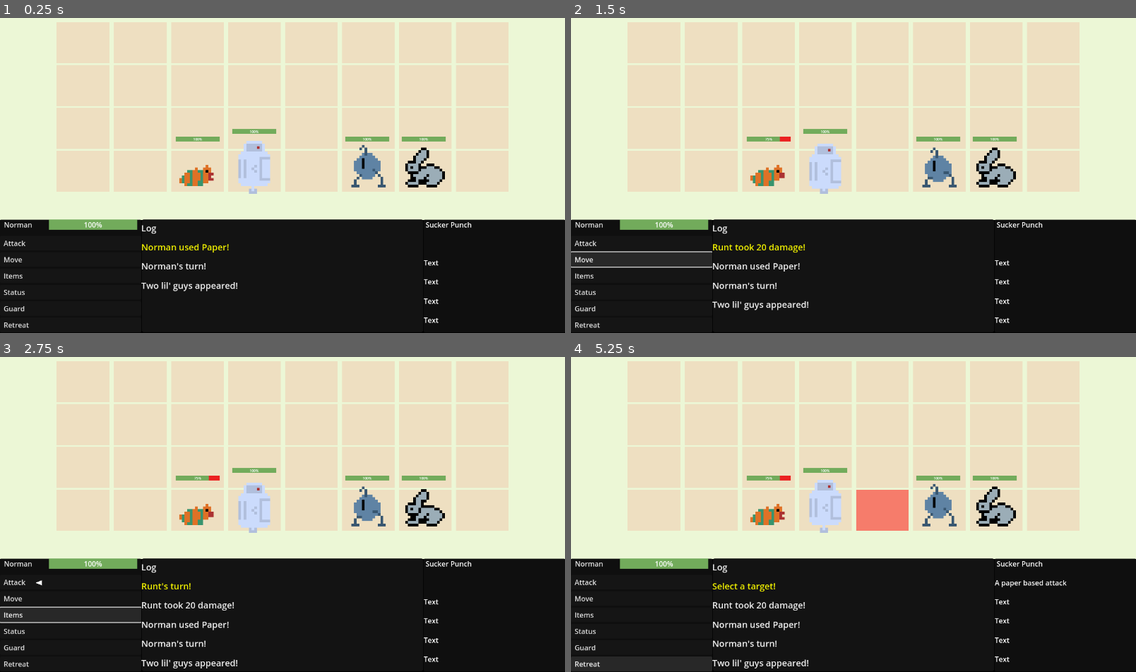
Above: before the commit, frames 1-4 (two rows, left to right).
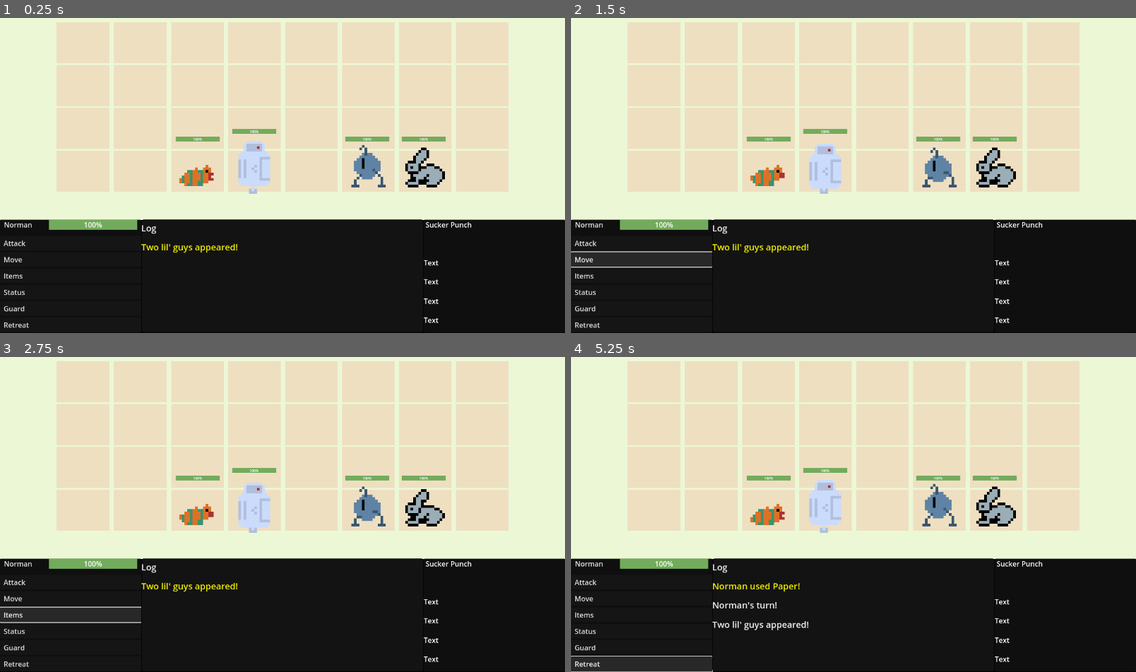
Above: after the commit, the same moments.

Repository: SamShubitz1/WorkingTitle
Game: Godot game, scene res://Scenes/Battle/Battle/battle_scene.tscn
Two runs of this game, one before a commit and one after it. Both use one fixed random seed, a clock stepped at 60 frames per second and the inputs below. This scene is started directly instead of the project's main scene.
Inputs:
- Up to frame 1 (0.25 s): no input
- Up to frame 2 (1.5 s): click "Attack" at 0.5 s; click "Move" at 1.25 s
- Up to frame 3 (2.75 s): click "Items" at 2 s
- Up to frame 4 (5.25 s): click "Status" at 2.75 s; click "Guard" at 3.5 s; click "Retreat" at 4.25 s; tap Enter (ui_accept) at 5, 5.1 s; hold Right (ui_right) from 5.03 s (still down)

The runs differ from the first frame. In frame 1, 0.5% of the frame differs, in the area x 25-42%, y 71-87%; in frame 2, 0.7%; in frame 3, 0.9%; in frame 4, 2.4%, in the area x 0-88%, y 37-100%.

Commit message:
added end turn battle event

Diff:
--- a/Scenes/Battle/Battle/battle_controller.gd
+++ b/Scenes/Battle/Battle/battle_controller.gd
@@ -21,7 +21,6 @@
 var initial_dialog: String = "Two lil' guys appeared!"
 var battle_log: Array
 var dialog: Label
-var scroll_index: int = 0
 var manual_increment: bool = false
 
 var dialog_duration: float = 0.9
@@ -34,17 +33,20 @@
 	ATTACK,
 	DEATH,
 	RETREAT,
+	END_TURN
 }
 
 func _ready() -> void:
 	dialog = dialog_box[0]
-	play_dialog(initial_dialog, true)
+	cursor.disable()
 	build_characters()
-	populate_grid()
 	increment_turn_queue()
+	add_event({"type": EventType.DIALOG, "text": initial_dialog})
 	if current_player.alliance == GameData.Alliance.ENEMY:
-		cursor.disable()
 		perform_enemy_attack()
+	else:
+		add_event({"type": EventType.DIALOG, "text": current_player.char_name + "'s turn!", "duration": dialog_duration})
+		increment_event_queue()
 
 func add_event(event) -> void:
 	event_queue.append(event)
@@ -64,6 +66,8 @@
 				handle_death(event)
 			EventType.RETREAT:
 				handle_retreat()
+			EventType.END_TURN:
+				handle_end_turn()
 
 		if event.has("duration"):
 			await wait(event.duration)
@@ -71,11 +75,11 @@
 		else:
 			manual_increment = true
 	else:
-		increment_turn_queue()
 		if current_player.alliance == GameData.Alliance.HERO:
+			play_dialog(current_player.char_name + "'s turn!", true)
 			manual_increment = false
 			cursor.enable()
-		if current_player.alliance == GameData.Alliance.ENEMY:
+		elif current_player.alliance == GameData.Alliance.ENEMY:
 			perform_enemy_attack()
 
 func handle_dialog(event: Dictionary) -> void:
@@ -96,7 +100,6 @@
 	dialog_box[0].modulate = Color(1, 1, 0)
 	if battle_log.size() > 20:
 		battle_log = battle_log.slice(1)
-	scroll_index = 1
 
 func handle_attack(event: Dictionary) -> void:
 	var health_result = event.target.take_damage(event.damage)
@@ -114,6 +117,7 @@
 	add_event({"type": EventType.DIALOG, "text": current_player.char_name + " used " + selected_attack.name + "!", "duration": dialog_duration, "publisher": current_player.char_name})
 	for target in selected_targets:
 		add_event({"type": EventType.ATTACK, "target": battle_grid.current_grid[target], "damage": damage, "duration": attack_duration, "publisher": current_player.char_name})
+	add_event({"type": EventType.END_TURN, "duration": 0})
 	increment_event_queue()
 
 func prompt_select_target(attack_name: String) -> Dictionary:
@@ -137,6 +141,7 @@
 	current_player.items_equipped.append(item)
 	current_player.populate_buffs_array()
 	add_event({"type": EventType.DIALOG, "text": item.effect_description, "duration": dialog_duration, "publisher": current_player.char_name})
+	add_event({"type": EventType.END_TURN, "duration": 0})
 	increment_event_queue()
 
 func on_try_retreat() -> void:
@@ -164,8 +169,10 @@
 			break
 
 	var enemy_attack = get_enemy_attack()
+	add_event({"type": EventType.DIALOG, "text": current_player.char_name + "'s turn!", "duration": dialog_duration})
 	add_event({"type": EventType.DIALOG, "text": current_player.char_name + " used " + enemy_attack.name + "!", "duration": dialog_duration, "publisher": current_player.char_name})
 	add_event({"type": EventType.ATTACK, "target": target, "damage": enemy_attack.damage, "duration": attack_duration, "publisher": current_player.char_name})
+	add_event({"type": EventType.END_TURN, "duration": 0})
 	increment_event_queue()
 
 func get_enemy_attack() -> Dictionary:
@@ -245,7 +252,7 @@
 	thumper.flip_sprite()
 	players.append(thumper)
 
-	set_turn_order()
+	populate_grid()
 
 func populate_grid() -> void:
 	for player in players:
@@ -275,9 +282,12 @@
 	turn_queue.append_array(players)
 
 func increment_turn_queue() -> void:
-	print(players, turn_queue)
 	if turn_queue.is_empty():
 		set_turn_order()
 	var next_player = turn_queue.pop_front()
 	current_player = next_player
-	play_dialog(current_player.char_name + "'s turn!", true)
+
+func handle_end_turn() -> void:
+	print("before increment turn in handle end turn: ", current_player.char_name)
+	increment_turn_queue()
+	print("before increment turn in handle end turn: ", current_player.char_name)
--- a/Scenes/Battle/Menu/battle_menu.gd
+++ b/Scenes/Battle/Menu/battle_menu.gd
@@ -15,7 +15,6 @@
 var player_info: Dictionary
 var grid_info: Dictionary
 var initial_cursor_position = Vector2(0, 40)
-
 var options_menu = BaseMenu.new()
 var abilities_menu = BaseMenu.new()
 var items_menu = BaseMenu.new()
